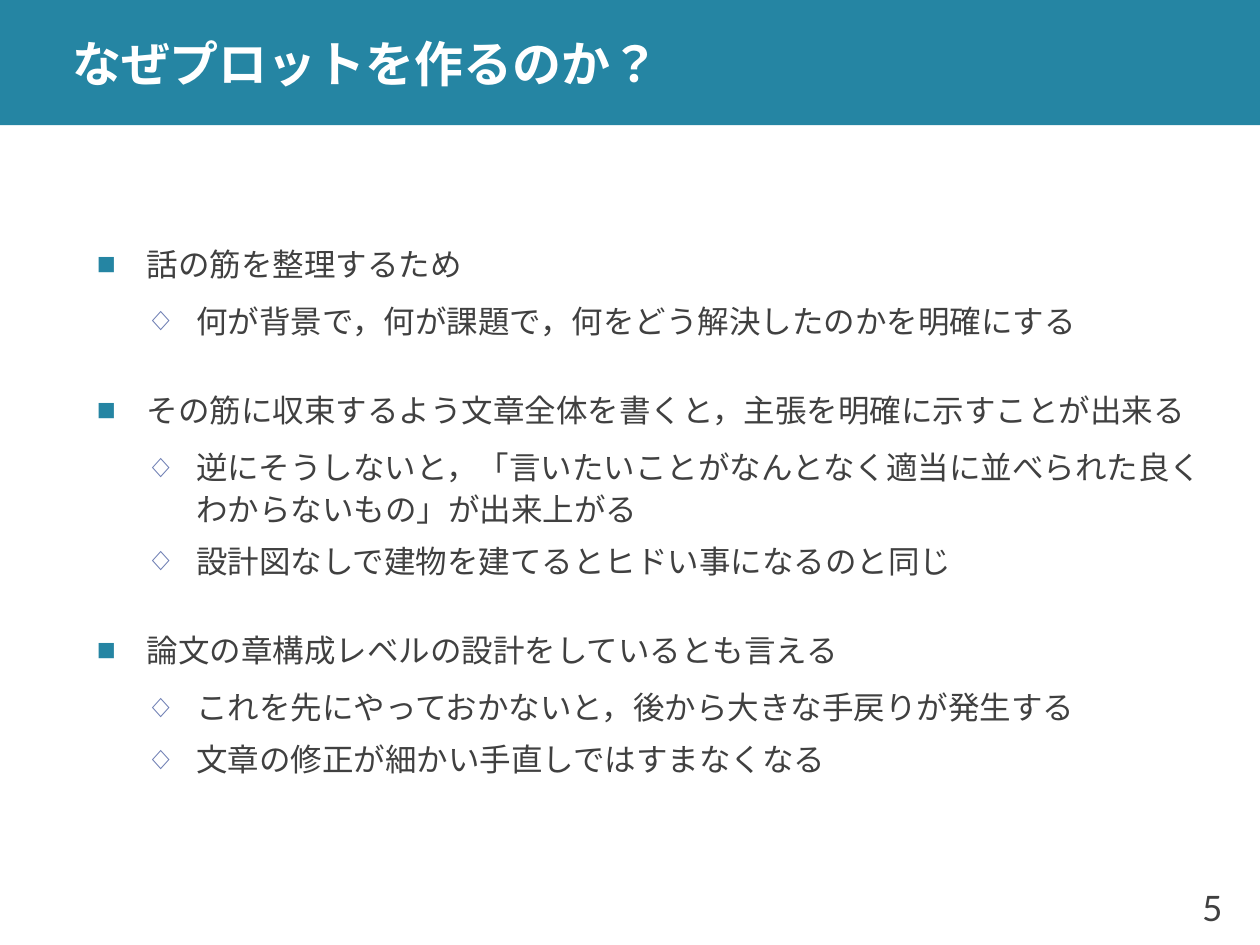
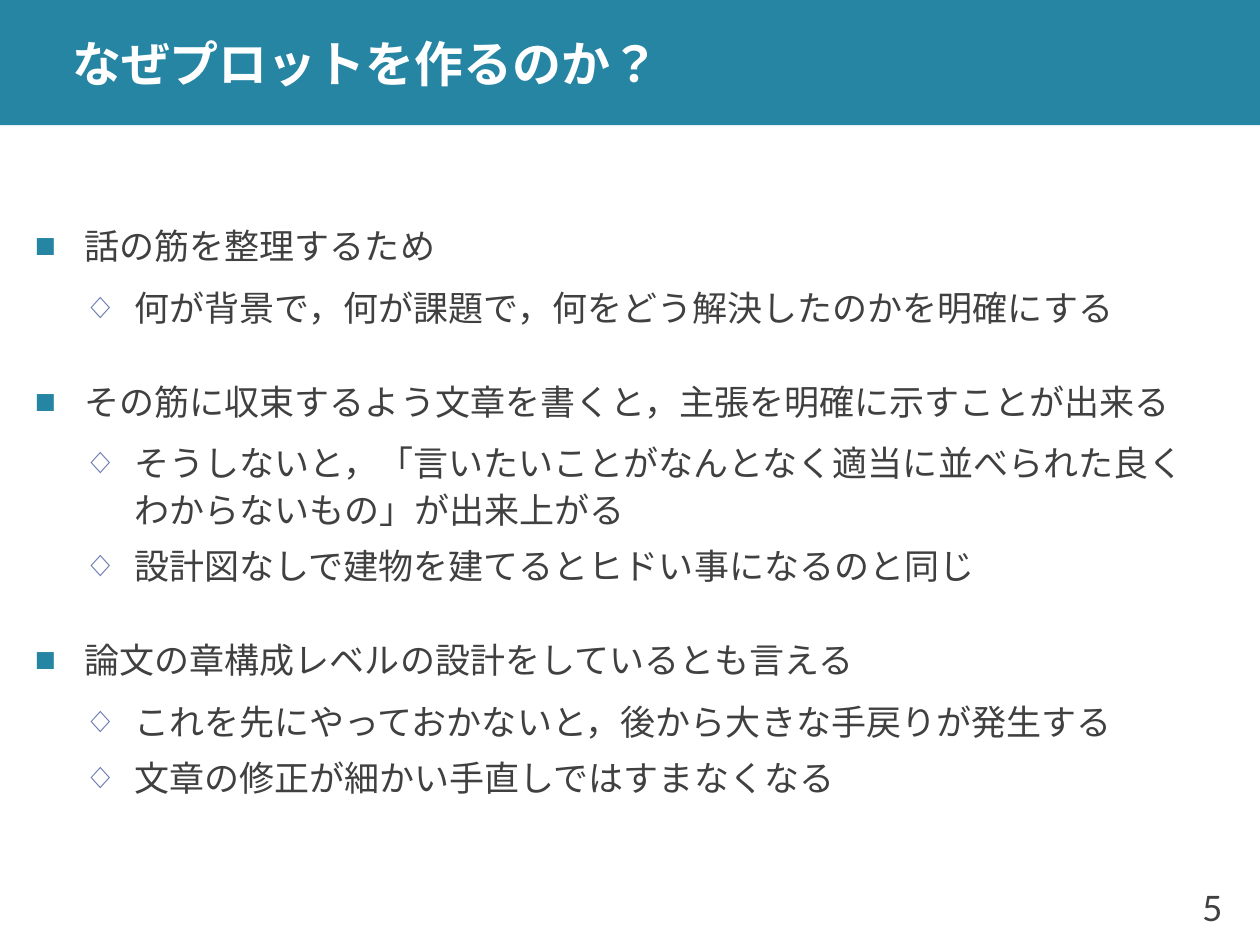
Before and after one commit to shioya-lab/how-to, a slide deck: slide 5 of plot.pptx. Drawn at 1260x945 pixels with LibreOffice and Linux fonts; fonts in the diff are those of the drawing. Boxes give left, top, right and bottom in pixels: in the first picture for what was removed or moved away, otherwise in the second. Text is boxed around its words. In the diff, an @@ line names an element or a change of style, - is before the commit and + after.

Commit message:
plot を v15 に
イントロプロットと全体プロットの関係を整理

```diff
--- a/plot.pptx
+++ b/plot.pptx
@@ text "話の筋を整理するため": place and size @@
-text "話の筋を整理するため" at [147,249,1201,774]
+text "話の筋を整理するため" at [85,229,1183,794]
@@ text at [85,229,1113,794]: size 18 to 20 pt in "話の筋を整理するため", "何が背景で，何が課題で，何をどう解決したのかを明確にする", "設計図なしで建物を建てるとヒドい事になるのと同じ", "論文の章構成レベルの設計をしているとも言える" and 2 more places @@
@@ text at [85,385,1183,526]: text changed; size 18 to 20 pt @@
-■ その筋に収束するよう文章全体を書くと，主張を明確に示すことが出来る
-  ◇ 逆にそうしないと，「言いたいことがなんとなく適当に並べられた良くわからないもの」が出来上がる
+■ その筋に収束するよう文章を書くと，主張を明確に示すことが出来る
+  ◇ そうしないと，「言いたいことがなんとなく適当に並べられた良くわからないもの」が出来上がる
```
Also in this commit, not shown: 12 other slides changed, 1 slide added, 1 other file.
